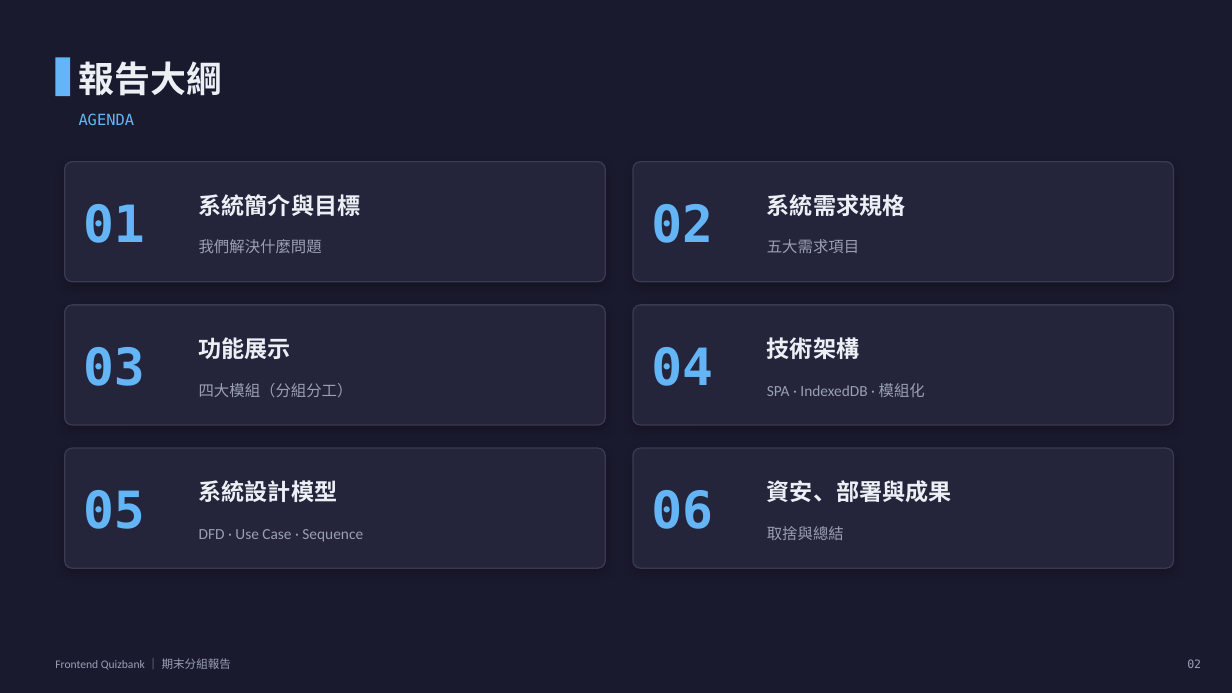
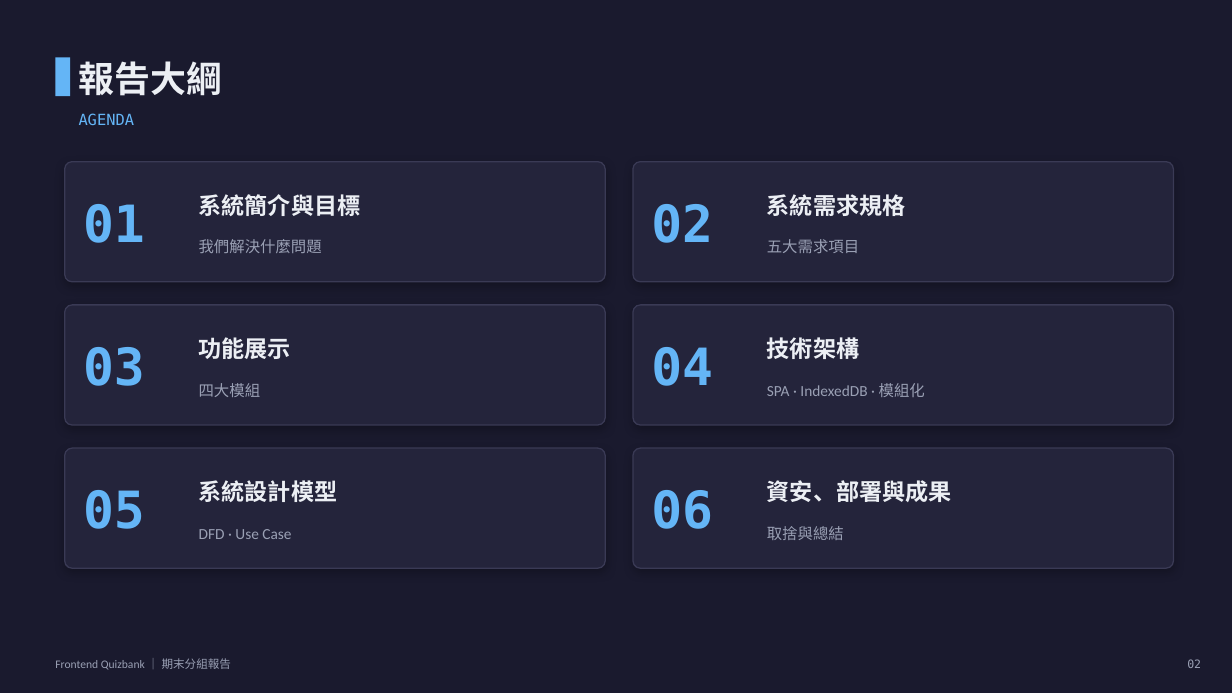
Before and after one commit to chuan13/frontend-quizbank, a slide deck: slide 2 of docs/簡報_FrontendQuizbank.pptx. Drawn at 1232x693 pixels with LibreOffice and Linux fonts; fonts in the diff are those of the drawing. Boxes give left, top, right and bottom in pixels: in the first picture for what was removed or moved away, otherwise in the second. Text is boxed around its words. In the diff, an @@ line names an element or a change of style, - is before the commit and + after.

```diff
--- a/docs/簡報_FrontendQuizbank.pptx
+++ b/docs/簡報_FrontendQuizbank.pptx
@@ text at [199, 383, 261, 397]: text changed @@
-四大模組（分組分工）
+四大模組
@@ text at [199, 529, 291, 539]: text changed @@
-DFD · Use Case · Sequence
+DFD · Use Case
```
Also in this commit, not shown: 1 other slide changed, 1 other file.
